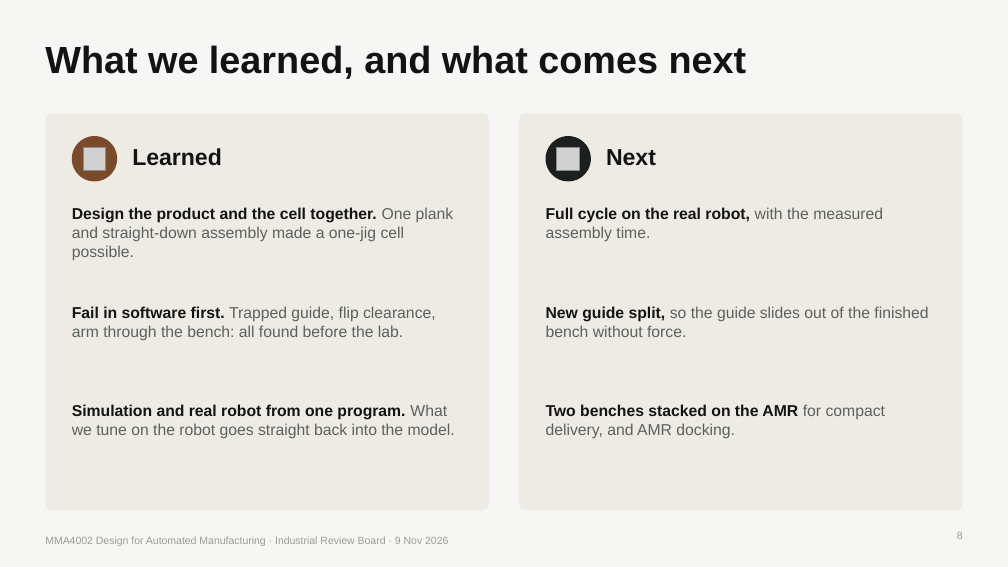
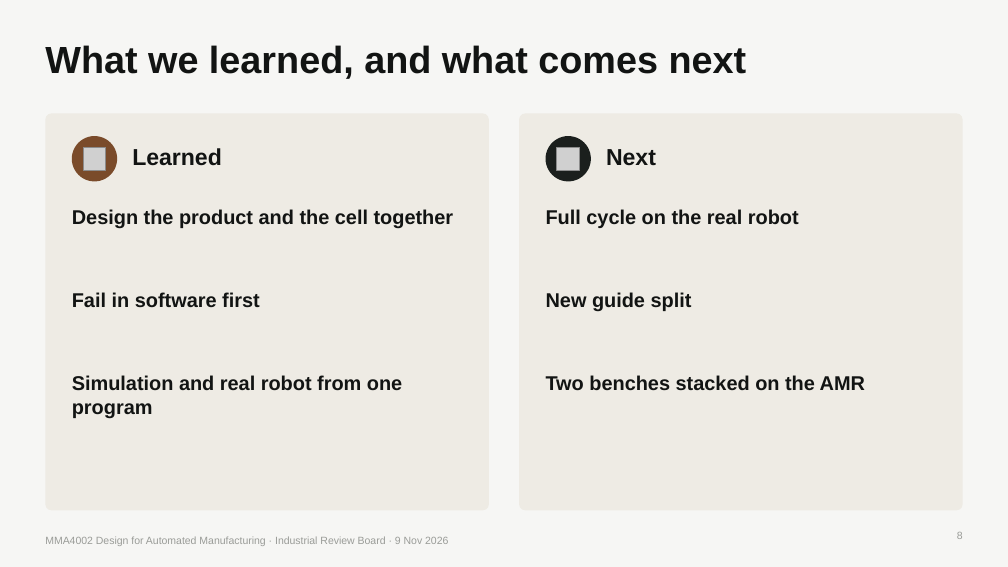
Before and after one commit to bjorgex/mma4002-h26-outdoor-furniture, a slide deck: slide 8 of assignment-5-industrial-review-board-presentation/MMA4002_IRB_Outdoor_Bench_v2.pptx. Drawn at 1008x567 pixels with LibreOffice and Linux fonts; fonts in the diff are those of the drawing; grey boxes stand for pictures. Boxes give left, top, right and bottom in pixels: in the first picture for what was removed or moved away, otherwise in the second. Text is boxed around its words. In the diff, an @@ line names an element or a change of style, - is before the commit and + after.

```diff
--- a/assignment-5-industrial-review-board-presentation/MMA4002_IRB_Outdoor_Bench_v2.pptx
+++ b/assignment-5-industrial-review-board-presentation/MMA4002_IRB_Outdoor_Bench_v2.pptx
@@ text at bbox=[72, 209, 454, 228]: text changed; size 15 to 19 pt; text colour #5B615E to #121413; bold on @@
-Design the product and the cell together. One plank and straight-down assembly made a one-jig cell possible.
+Design the product and the cell together
@@ text at bbox=[546, 209, 799, 228]: text changed; size 15 to 19 pt; text colour #5B615E to #121413; bold on @@
-Full cycle on the real robot, with the measured assembly time.
+Full cycle on the real robot
@@ text at bbox=[72, 292, 260, 308]: text changed; size 15 to 19 pt; text colour #5B615E to #121413; bold on @@
-Fail in software first. Trapped guide, flip clearance, arm through the bench: all found before the lab.
+Fail in software first
@@ text at bbox=[546, 292, 692, 311]: text changed; size 15 to 19 pt; text colour #5B615E to #121413; bold on @@
-New guide split, so the guide slides out of the finished bench without force.
+New guide split
@@ text at bbox=[72, 375, 402, 418]: text changed; size 15 to 19 pt; text colour #5B615E to #121413; bold on @@
-Simulation and real robot from one program. What we tune on the robot goes straight back into the model.
+Simulation and real robot from one program
@@ text at bbox=[546, 375, 865, 391]: text changed; size 15 to 19 pt; text colour #5B615E to #121413; bold on @@
-Two benches stacked on the AMR for compact delivery, and AMR docking.
+Two benches stacked on the AMR
```
Also in this commit, not shown: 7 other slides changed, 3 other files.
